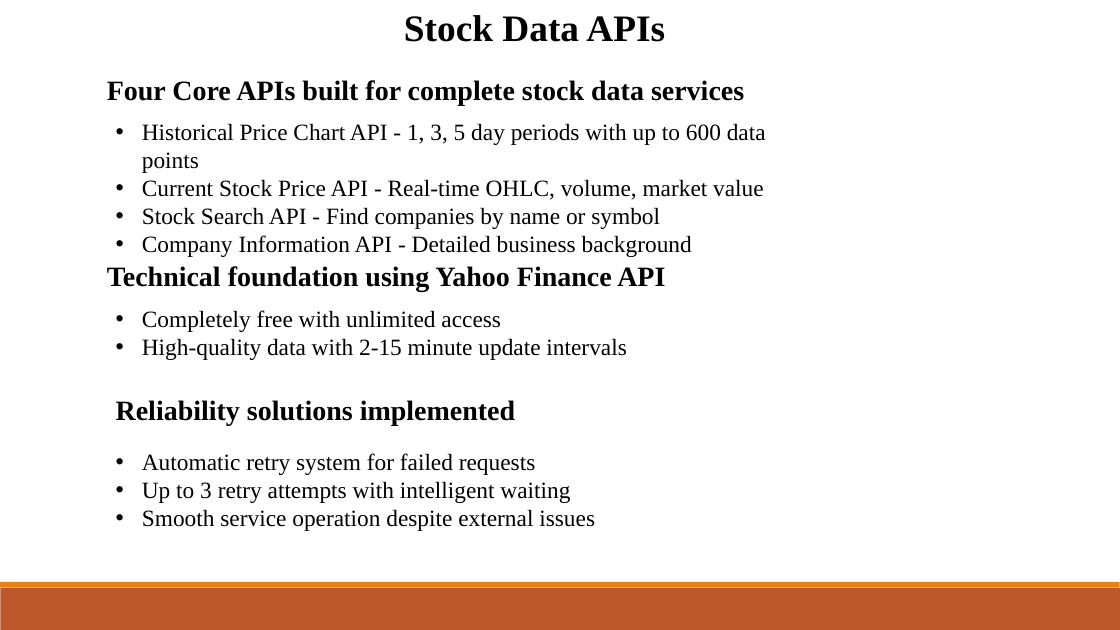
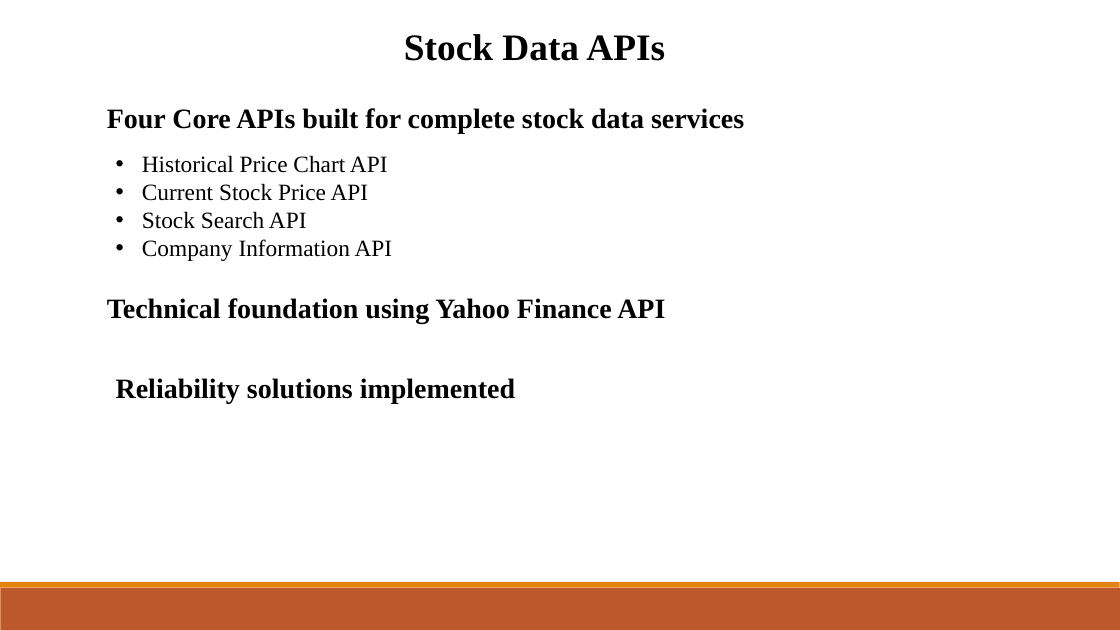
Before and after one commit to mimanchiou/seven, a slide deck: slide 6 of Final_ppt.pptx. Drawn at 1120x630 pixels with LibreOffice and Linux fonts; fonts in the diff are those of the drawing. Boxes give left, top, right and bottom in pixels: in the first picture for what was removed or moved away, otherwise in the second. Text is boxed around its words. In the diff, an @@ line names an element or a change of style, - is before the commit and + after.

```diff
--- a/Final_ppt.pptx
+++ b/Final_ppt.pptx
@@ text "Stock Data APIs": place and size @@
-text "Stock Data APIs" at [404,15,665,42]
+text "Stock Data APIs" at [404,34,665,61]
@@ text "Four Core APIs built for ...": place and size @@
-text "Four Core APIs built for ..." at [107,80,744,105]
+text "Four Core APIs built for ..." at [107,108,744,134]
@@ text at [142,155,393,261]: text changed @@
-• Historical Price Chart API - 1, 3, 5 day periods with up to 600 data points
-• Current Stock Price API - Real-time OHLC, volume, market value
-• Stock Search API - Find companies by name or symbol
-• Company Information API - Detailed business background
+• Historical Price Chart API
+• Current Stock Price API
+• Stock Search API
+• Company Information API
@@ text "Technical foundation using Yahoo Finance ...": place and size @@
-text "Technical foundation using Yahoo Finance ..." at [107,266,665,292]
+text "Technical foundation using Yahoo Finance ..." at [107,298,665,324]
@@ text removed at [142,310,626,360] @@
-• Completely free with unlimited access
-• High-quality data with 2-15 minute update intervals
@@ text "Reliability solutions implemented": place and size @@
-text "Reliability solutions implemented" at [116,400,515,425]
+text "Reliability solutions implemented" at [116,378,515,403]
@@ text removed at [142,453,595,531] @@
-• Automatic retry system for failed requests
-• Up to 3 retry attempts with intelligent waiting
-• Smooth service operation despite external issues
```
Also in this commit, not shown: 4 other slides changed, 4 slides added, 1 slide removed.
